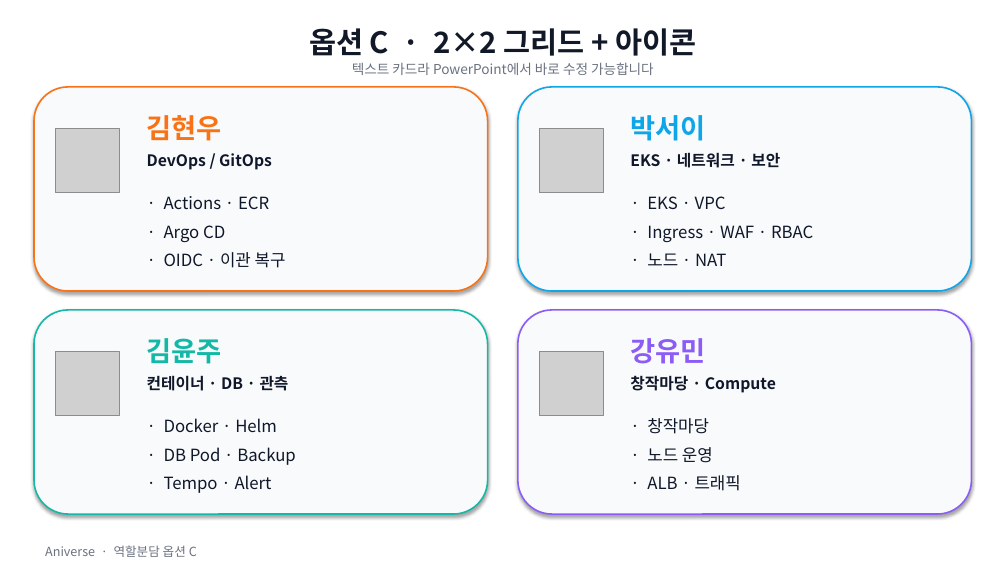
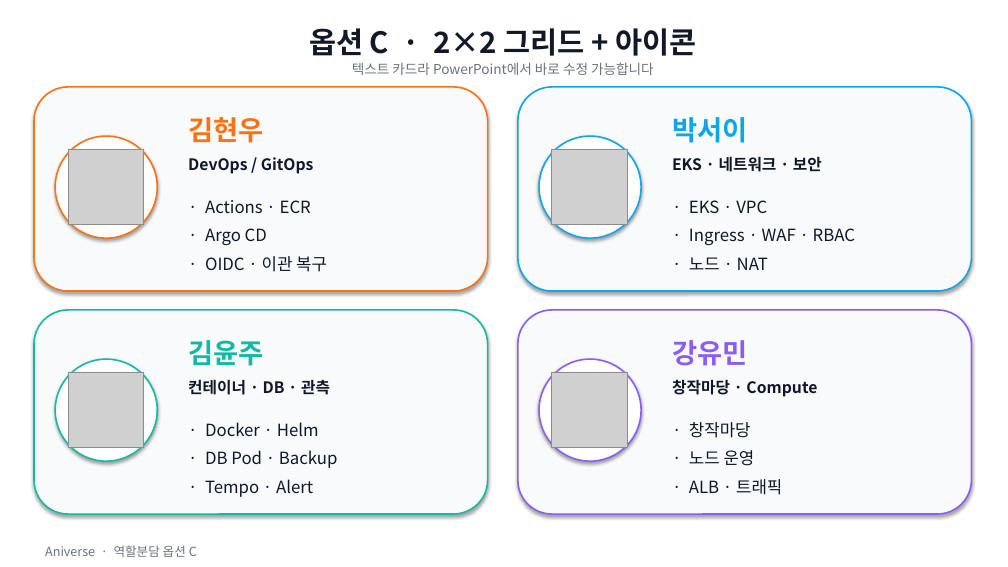
Before and after one commit to ho0215/anime-project-infra, a slide deck: slide 4 of docs/presentation/ppt/Aniverse_역할분담_옵션.pptx. Drawn at 1008x567 pixels with LibreOffice and Linux fonts; fonts in the diff are those of the drawing; grey boxes stand for pictures. Boxes give left, top, right and bottom in pixels: in the first picture for what was removed or moved away, otherwise in the second. Text is boxed around its words. In the diff, an @@ line names an element or a change of style, - is before the commit and + after.

```diff
--- a/docs/presentation/ppt/Aniverse_역할분담_옵션.pptx
+++ b/docs/presentation/ppt/Aniverse_역할분담_옵션.pptx
@@ text "김현우": place and size @@
-text "김현우" at [147, 115, 222, 141]
+text "김현우" at [188, 117, 263, 143]
@@ text "박서이": place and size @@
-text "박서이" at [630, 115, 705, 141]
+text "박서이" at [672, 117, 747, 143]
@@ ellipse added at [55, 136, 157, 238], fill #FFFFFF, outline #F97316 1.5 pt @@
@@ picture: place and size @@
-picture at [55, 129, 119, 193]
+picture at [68, 149, 144, 225]
@@ text "DevOps / GitOps": place and size @@
-text "DevOps / GitOps" at [147, 153, 272, 170]
+text "DevOps / GitOps" at [188, 157, 314, 174]
@@ ellipse added at [539, 136, 641, 238], fill #FFFFFF, outline #0EA5E9 1.5 pt @@
@@ picture: place and size @@
-picture at [539, 129, 603, 193]
+picture at [552, 149, 628, 225]
@@ text "EKS · 네트워크 · 보안": place and size @@
-text "EKS · 네트워크 · 보안" at [630, 152, 780, 168]
+text "EKS · 네트워크 · 보안" at [672, 156, 822, 172]
@@ text "· Actions · ECR": place and size @@
-text "· Actions · ECR" at [164, 196, 286, 268]
+text "· Actions · ECR" at [205, 200, 327, 272]
@@ text "· EKS · VPC": place and size @@
-text "· EKS · VPC" at [647, 196, 813, 266]
+text "· EKS · VPC" at [689, 200, 855, 270]
@@ text "김윤주": place and size @@
-text "김윤주" at [147, 338, 222, 364]
+text "김윤주" at [188, 340, 263, 366]
@@ text "강유민": place and size @@
-text "강유민" at [630, 338, 705, 364]
+text "강유민" at [672, 340, 747, 366]
@@ ellipse added at [55, 359, 157, 461], fill #FFFFFF, outline #14B8A6 1.5 pt @@
@@ ellipse added at [539, 359, 641, 461], fill #FFFFFF, outline #8B5CF6 1.5 pt @@
@@ picture: place and size @@
-picture at [55, 352, 119, 416]
+picture at [68, 372, 144, 448]
@@ text "컨테이너 · DB · 관측": place and size @@
-text "컨테이너 · DB · 관측" at [147, 375, 289, 391]
+text "컨테이너 · DB · 관측" at [188, 379, 330, 395]
@@ picture: place and size @@
-picture at [539, 352, 603, 416]
+picture at [552, 372, 628, 448]
@@ text "창작마당 · Compute": place and size @@
-text "창작마당 · Compute" at [630, 375, 776, 393]
+text "창작마당 · Compute" at [672, 379, 817, 397]
@@ text "· Docker · Helm": place and size @@
-text "· Docker · Helm" at [164, 418, 296, 493]
+text "· Docker · Helm" at [205, 422, 338, 497]
@@ text "· 창작마당": place and size @@
-text "· 창작마당" at [647, 418, 741, 491]
+text "· 창작마당" at [689, 422, 782, 495]
```
Also in this commit, not shown: 5 other files.
